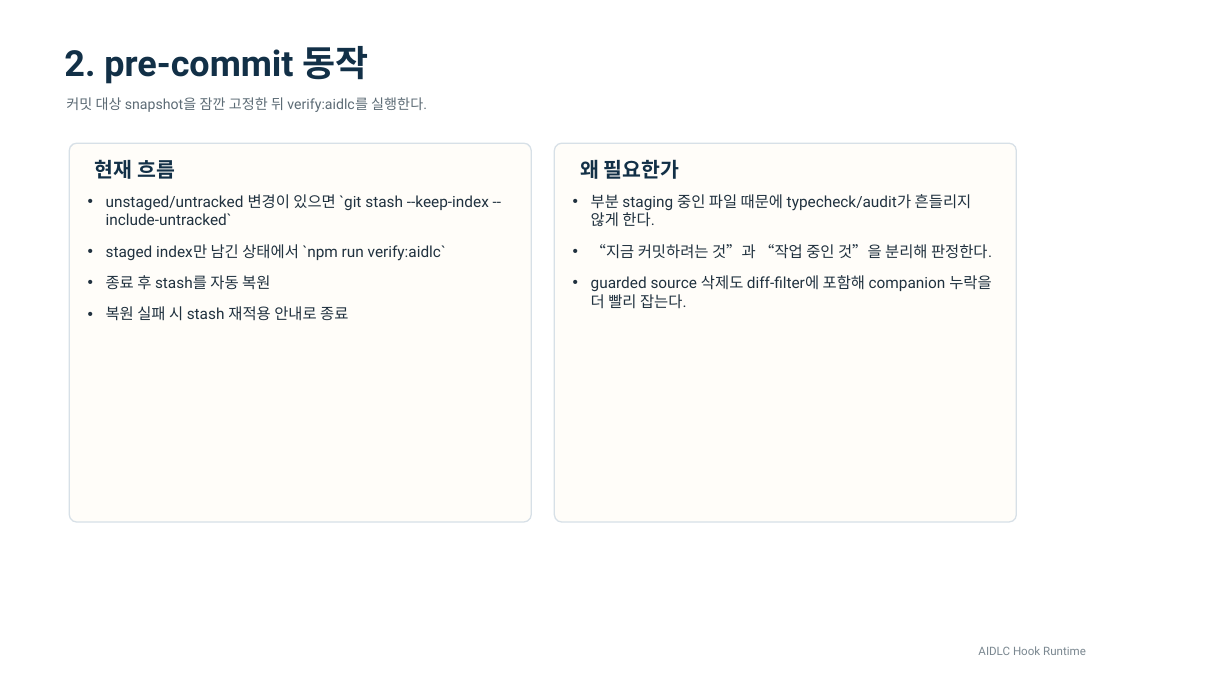
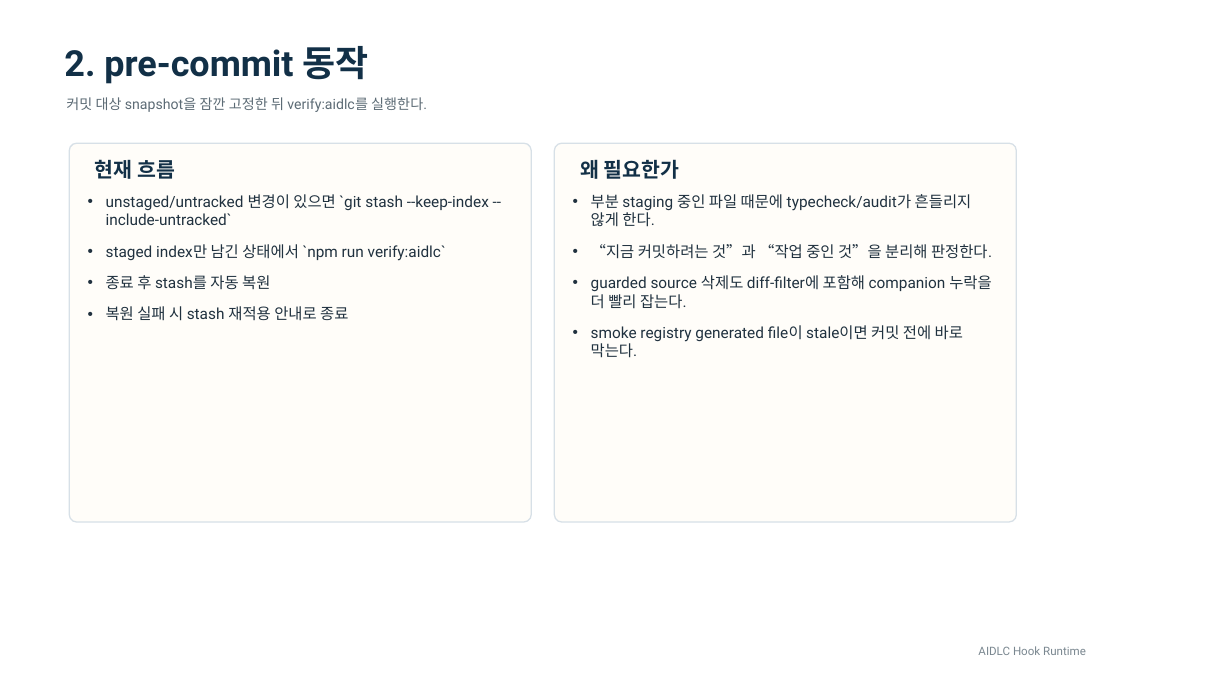
Before and after one commit to hosooregai-netizen/saftysite, a slide deck: slide 3 of docs/guardrails/aidlc-hooks-overview.pptx. Drawn at 1232x693 pixels with LibreOffice and Linux fonts; fonts in the diff are those of the drawing. Boxes give left, top, right and bottom in pixels: in the first picture for what was removed or moved away, otherwise in the second. Text is boxed around its words. In the diff, an @@ line names an element or a change of style, - is before the commit and + after.

Commit message:
feat: add metadata-driven smoke registry

```diff
--- a/docs/guardrails/aidlc-hooks-overview.pptx
+++ b/docs/guardrails/aidlc-hooks-overview.pptx
@@ text at (591,325,963,358): paragraph added @@
+• smoke registry generated file이 stale이면 커밋 전에 바로 막는다.
```
Also in this commit, not shown: 6 other slides changed, 35 other files.
